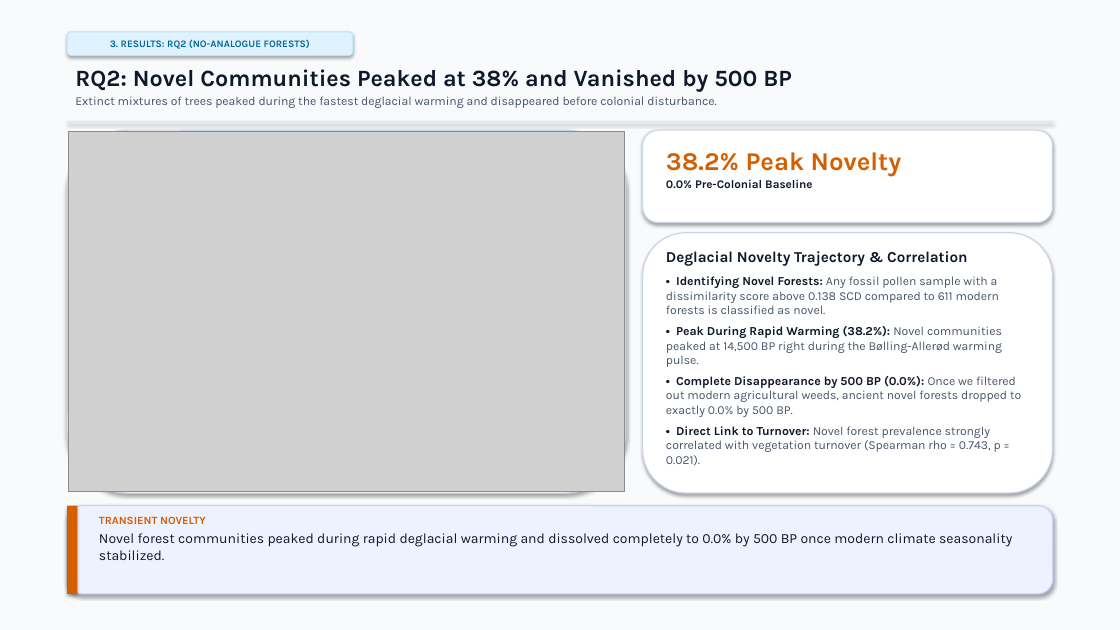
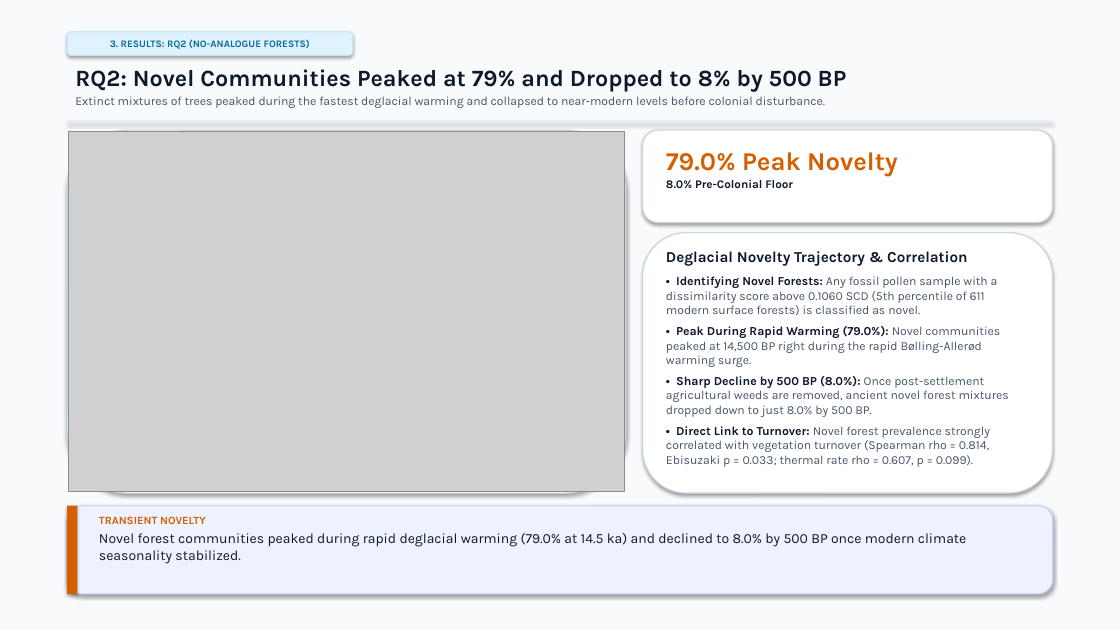
Before and after one commit to vivek-r-2000/EST-Project, a slide deck: slide 11 of TBD2_Final_Project_Presentation_unslopped.pptx. Drawn at 1120x630 pixels with LibreOffice and Linux fonts; fonts in the diff are those of the drawing; grey boxes stand for pictures. Boxes give left, top, right and bottom in pixels: in the first picture for what was removed or moved away, otherwise in the second. Text is boxed around its words. In the diff, an @@ line names an element or a change of style, - is before the commit and + after.

```diff
--- a/TBD2_Final_Project_Presentation_unslopped.pptx
+++ b/TBD2_Final_Project_Presentation_unslopped.pptx
@@ text at bbox=[75, 69, 847, 108]: text changed @@
-RQ2: Novel Communities Peaked at 38% and Vanished by 500 BP
-Extinct mixtures of trees peaked during the fastest deglacial warming and disappeared before colonial disturbance.
+RQ2: Novel Communities Peaked at 79% and Dropped to 8% by 500 BP
+Extinct mixtures of trees peaked during the fastest deglacial warming and collapsed to near-modern levels before colonial disturbance.
@@ text at bbox=[666, 152, 898, 188]: text changed @@
-38.2% Peak Novelty
-0.0% Pre-Colonial Baseline
+79.0% Peak Novelty
+8.0% Pre-Colonial Floor
@@ text at bbox=[666, 276, 1009, 467]: text changed @@
-• Identifying Novel Forests: Any fossil pollen sample with a dissimilarity score above 0.138 SCD compared to 611 modern forests is classified as novel.
-• Peak During Rapid Warming (38.2%): Novel communities peaked at 14,500 BP right during the Bølling-Allerød warming pulse.
-• Complete Disappearance by 500 BP (0.0%): Once we filtered out modern agricultural weeds, ancient novel forests dropped to exactly 0.0% by 500 BP.
-• Direct Link to Turnover: Novel forest prevalence strongly correlated with vegetation turnover (Spearman rho = 0.743, p = 0.021).
+• Identifying Novel Forests: Any fossil pollen sample with a dissimilarity score above 0.1060 SCD (5th percentile of 611 modern surface forests) is classified as novel.
+• Peak During Rapid Warming (79.0%): Novel communities peaked at 14,500 BP right during the rapid Bølling-Allerød warming surge.
+• Sharp Decline by 500 BP (8.0%): Once post-settlement agricultural weeds are removed, ancient novel forest mixtures dropped down to just 8.0% by 500 BP.
+• Direct Link to Turnover: Novel forest prevalence strongly correlated with vegetation turnover (Spearman rho = 0.814, Ebisuzaki p = 0.033; thermal rate rho = 0.607, p = 0.099).
@@ text at bbox=[99, 533, 967, 564]: text changed @@
-Novel forest communities peaked during rapid deglacial warming and dissolved completely to 0.0% by 500 BP once modern climate seasonality stabilized.
+Novel forest communities peaked during rapid deglacial warming (79.0% at 14.5 ka) and declined to 8.0% by 500 BP once modern climate seasonality stabilized.
```
Also in this commit, not shown: 8 other slides changed, 2 other files.
